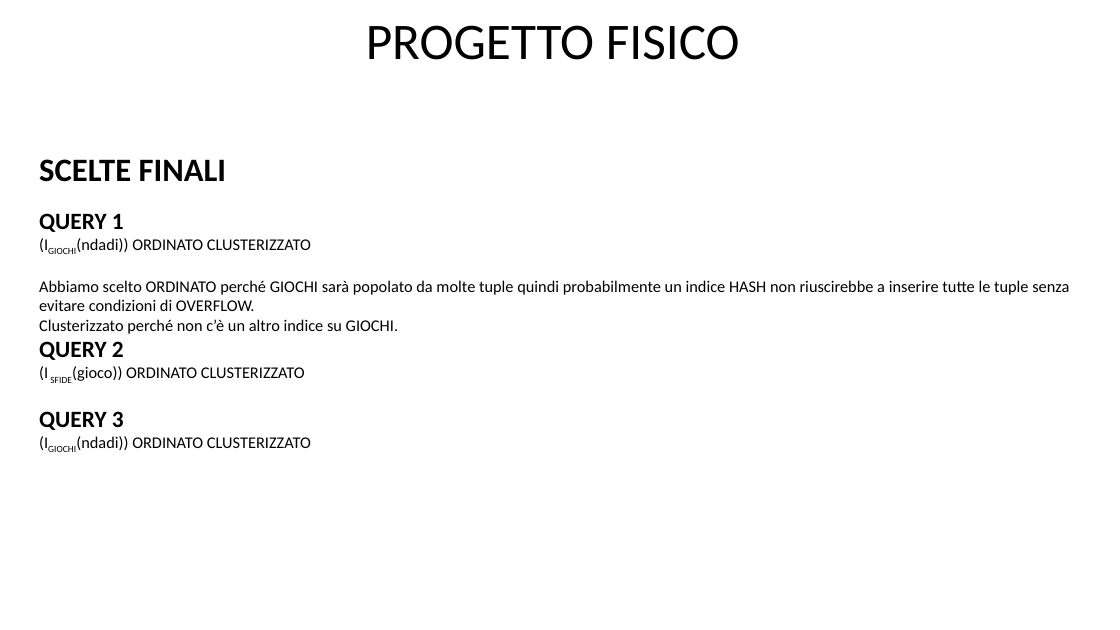
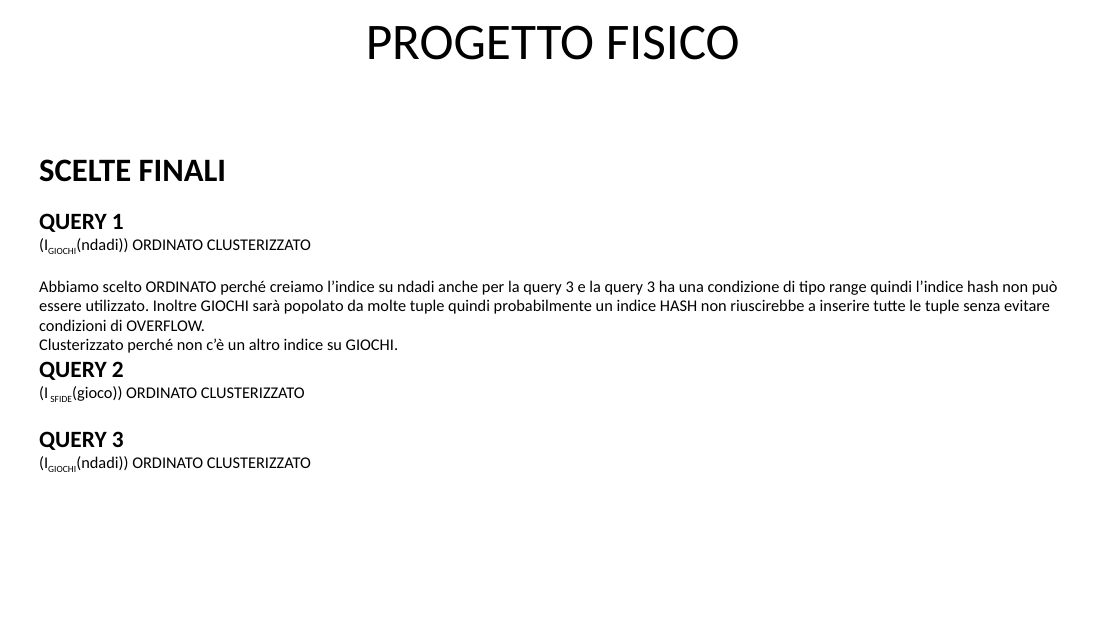
Before and after one commit to DavideGit-cs/BD_Progetto_Gruppo11, a slide deck: slide 16 of Vincoli_Domini_BDProgetto_finale.pptx. Drawn at 1120x630 pixels with LibreOffice and Linux fonts; fonts in the diff are those of the drawing. Boxes give left, top, right and bottom in pixels: in the first picture for what was removed or moved away, otherwise in the second. Text is boxed around its words. In the diff, an @@ line names an element or a change of style, - is before the commit and + after.

```diff
--- a/Vincoli_Domini_BDProgetto_finale.pptx
+++ b/Vincoli_Domini_BDProgetto_finale.pptx
@@ text at (39,280,1058,331): text changed @@
-Abbiamo scelto ORDINATO perché GIOCHI sarà popolato da molte tuple quindi probabilmente un indice HASH non riuscirebbe a inserire tutte le tuple senza evitare condizioni di OVERFLOW.
+Abbiamo scelto ORDINATO perché creiamo l’indice su ndadi anche per la query 3 e la query 3 ha una condizione di tipo range quindi l’indice hash non può essere utilizzato. Inoltre GIOCHI sarà popolato da molte tuple quindi probabilmente un indice HASH non riuscirebbe a inserire tutte le tuple senza evitare condizioni di OVERFLOW.
```
Also in this commit, not shown: 15 other slides changed, 5 slides added, 1 slide removed, 10 other files.
